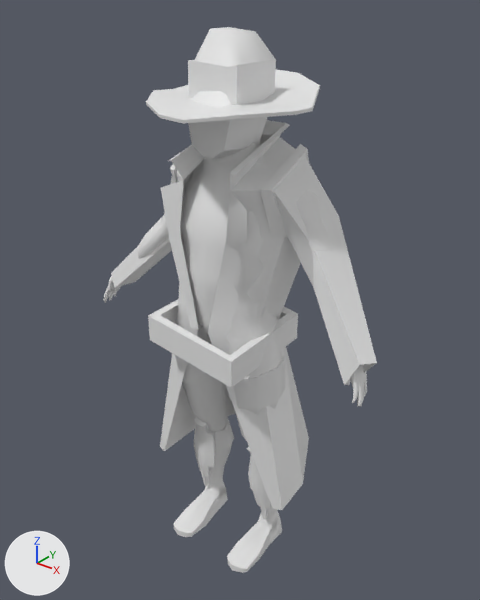
Two versions of the FBX model Bounty Hunter Simulator 2016/Assets/Models/char_cowboy_chuck.fbx, one commit apart.
Camera for both pictures: a camera (50 mm lens) standing at (0.0724, -0.0873, 0.1123) and looking at (-0.0021, 0.0059, 0.0546). The axes (+X, +Y, +Z) are drawn at lower left. The lights are the same throughout. Materials are left out; every surface is plain grey. Where no turn or scale is listed for an object, it has been applied to the vertices.

The older version as bpy lines, for what is in view:
```python
me_mesh_001 = bpy.data.meshes.new('Mesh.001')
me_mesh_001.from_pydata(...)  # 1023 vertices, 986 faces; spans x -0.0314..0.0314, y -0.0092..0.0097, z 0.0001..0.0897
me_mesh_001.materials.append(mat_lambert1)
me_mesh_002 = bpy.data.meshes.new('Mesh.002')
me_mesh_002.from_pydata(...)  # 68 vertices, 66 faces; spans x -1.47..1.47, y -0.68..1.23, z -1.47..1.49
me_mesh_002.materials.append(mat_lambert1)
me_mesh_003 = bpy.data.meshes.new('Mesh.003')
me_mesh_003.from_pydata(...)  # 109 vertices, 95 faces; spans x -3.0..2.73, y 1.98..8.85, z -1.1..1.71
me_mesh_003.materials.append(mat_lambert1)
ob_pcube6 = bpy.data.objects.new('pCube6', me_mesh_002)
ob_pcube6.location = (0.0009, 0.0, 0.0971)
ob_pcube6.rotation_euler = (1.571, 0.0, -3.142)  # degrees (90, 0, -180)
ob_pcube6.scale = (0.01, 0.00647, 0.01)
ob_pcube9 = bpy.data.objects.new('pCube9', me_mesh_003)
ob_pcube9.location = (-0.0002, 0.0, -0.0043)
ob_pcube9.rotation_euler = (1.571, 0.0, -3.142)  # degrees (90, 0, -180)
ob_pcube9.scale = (0.0106, 0.0106, 0.0106)
ob_polysurface4 = bpy.data.objects.new('polySurface4', me_mesh_001)
ob_polysurface4.location = (0.0, 0.0, 0.0)
# also in view: 'polySurface3' at (0.0005, -0.0002, 0.0922)
```
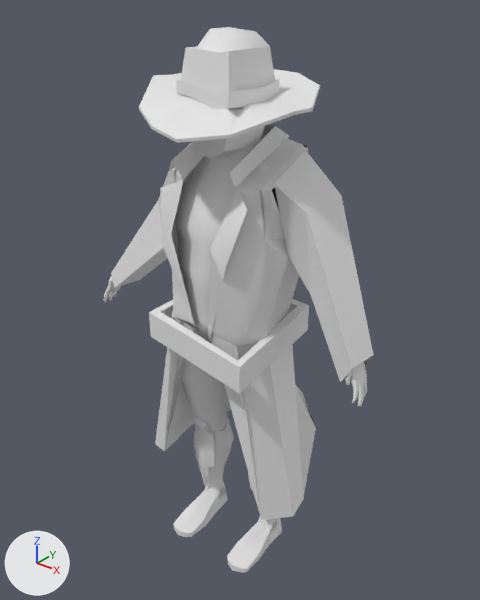
Location of each change, [x1, y1, x2, y2] in pixels of the pictures (480 x 600 px):
'polySurface6', added: after [111, 125, 373, 520]
'pCube9', no longer drawn: before [111, 120, 377, 510]
'polySurface5', added: after [139, 27, 320, 143]
'pCube6', no longer drawn: before [146, 27, 320, 124]
'polySurface7', added: after [149, 299, 309, 394]
'polySurface3', unchanged, covered by the edit: before [188, 91, 267, 158]; after [191, 126, 264, 158]

Patch to the scene script:
```diff
--- a/Bounty Hunter Simulator 2016/Assets/Models/char_cowboy_chuck.fbx.py
+++ b/Bounty Hunter Simulator 2016/Assets/Models/char_cowboy_chuck.fbx.py
@@ me_mesh_002_1 @@
+me_mesh_002_1.from_pydata(...)  # 124 vertices, 122 faces; spans x -0.0137..0.0156, y -0.0147..0.0149, z 0.0897..0.1051
@@ me_mesh_003_1 @@
+me_mesh_003_1.from_pydata(...)  # 116 vertices, 102 faces; spans x -0.0292..0.0297, y -0.0108..0.0275, z 0.0168..0.0898
@@ me_mesh_004 @@
+me_mesh_004.from_pydata(...)  # 16 vertices, 12 faces; spans x -0.0123..0.0122, y -0.0122..0.011, z 0.0478..0.0566
@@ ob_pcube6 @@
-ob_pcube6 = bpy.data.objects.new('pCube6', me_mesh_002)
+ob_pcube6 = bpy.data.objects.new('pCube6', None)
 ob_pcube6.location = (0.0009, 0.0, 0.0971)
@@ ob_pcube9 @@
-ob_pcube9 = bpy.data.objects.new('pCube9', me_mesh_003)
+ob_pcube9 = bpy.data.objects.new('pCube9', None)
 ob_pcube9.location = (-0.0002, 0.0, -0.0043)
@@ ob_polysurface5 @@
+ob_polysurface5 = bpy.data.objects.new('polySurface5', me_mesh_002_1)
+ob_polysurface5.location = (0.0, 0.0, 0.0)
@@ ob_polysurface6 @@
+ob_polysurface6 = bpy.data.objects.new('polySurface6', me_mesh_003_1)
+ob_polysurface6.location = (0.0, 0.0, 0.0)
@@ ob_polysurface7 @@
+ob_polysurface7 = bpy.data.objects.new('polySurface7', me_mesh_004)
+ob_polysurface7.location = (0.0, 0.0, 0.0)
```
